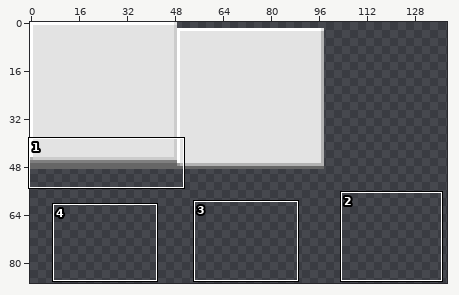
Two states of a sprite sheet, src/assets/imgs/button.png. Above, an overview of the earlier version with the close-up marked.
Close-up. First the earlier version:
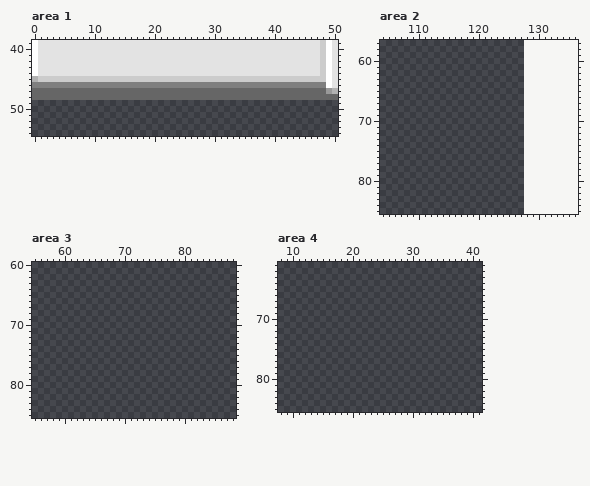
The file is 128x128 pixels. Colours within 5 levels of each other are drawn and written as one. Shown: area 1: x 0..50, y 39..54; area 2: x 104..136, y 57..85; area 3: x 55..88, y 60..85; area 4: x 8..41, y 61..85. The old version is drawn lined up with the new one, on the new canvas. The wide view leaves out empty margins.
Now the later version:
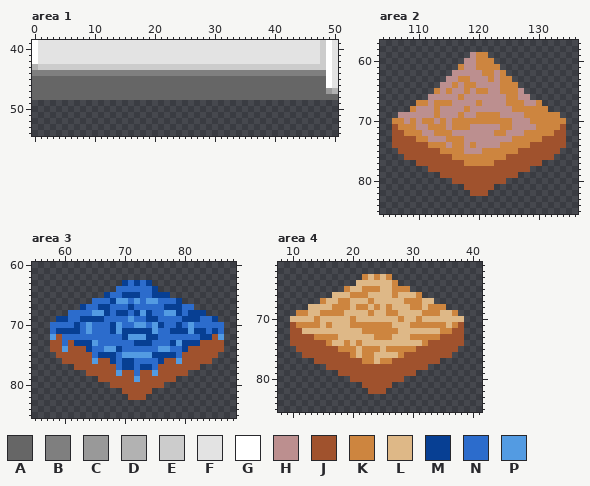
Palette (. is transparent): A #666666  B #7f7f7f  C #999999  D #b2b2b2  E #cccccc  F #e3e3e3  G #ffffff  H #bc8f8f  J #a0522d  K #cd853f  L #deb887  M #073f93  N #2c6ccc  P #539be2
Difference:
canvas 128x128 -> 176x128
--- area 1
@@ x 0..50 @@
 42 GFFFFFFFFFFFFFFFFFFFFFFFFFFFFFFFFFFFFFFFFFFFFFFFEGF
-43 GFFFFFFFFFFFFFFFFFFFFFFFFFFFFFFFFFFFFFFFFFFFFFFFEGF
-44 GFFFFFFFFFFFFFFFFFFFFFFFFFFFFFFFFFFFFFFFFFFFFFFFEGF
-45 DEEEEEEEEEEEEEEEEEEEEEEEEEEEEEEEEEEEEEEEEEEEEEEEEGF
-46 BBBBBBBBBBBBBBBBBBBBBBBBBBBBBBBBBBBBBBBBBBBBBBBBBGF
+43 DEEEEEEEEEEEEEEEEEEEEEEEEEEEEEEEEEEEEEEEEEEEEEEEEGF
+44 BBBBBBBBBBBBBBBBBBBBBBBBBBBBBBBBBBBBBBBBBBBBBBBBBGF
+45 AAAAAAAAAAAAAAAAAAAAAAAAAAAAAAAAAAAAAAAAAAAAAAAAAGF
+46 AAAAAAAAAAAAAAAAAAAAAAAAAAAAAAAAAAAAAAAAAAAAAAAAAGF
 47 AAAAAAAAAAAAAAAAAAAAAAAAAAAAAAAAAAAAAAAAAAAAAAAAACD
--- area 2
@@ x 104..136 @@
 58 .................................
-59 .................................
-60 .................................
-61 .................................
-62 .................................
-63 .................................
-64 .................................
-65 .................................
-66 .................................
-67 .................................
-68 .................................
-69 .................................
-70 .................................
-71 .................................
-72 .................................
-73 .................................
-74 .................................
-75 .................................
-76 .................................
-77 .................................
-78 .................................
-79 .................................
-80 .................................
-81 .................................
-82 .................................
+59 ...............HKK...............
+60 ..............HHKKK..............
+61 .............KHHKKKK.............
+62 ............HHHHHKKHK............
+63 ...........HHKKHHHKHKK...........
+64 ..........HHKHKKHHHHKKK..........
+65 .........KHKHHKHKKHHKKKH.........
+66 ........HHHHHKHHHHHHHKKHH........
+67 ......KKHKKKHHHHKHHHHKKKHHK......
+68 .....KHHHKHHHHKHHHHHHHKKKKKK.....
+69 ...HHHHHHKHHHKHHKKKKHHHHKKKKKK...
+70 ..KKHKHKKHKHKKKKKKKKKKHHHKKKKKK..
+71 ..JKKKHHKKKHKKKHHHHHKKHHHHKKKKJ..
+72 ..JJKKKHHKKKHHHHHHHKKHHHKKKKKJJ..
+73 ..JJJJKKHHHKKKHHHHHHHHKKKKKJJJJ..
+74 ..JJJJJJKKKHKKHKHHHHKKKKKJJJJJJ..
+75 ...JJJJJJJKKKKHHHKKKKKKJJJJJJJ...
+76 ....JJJJJJJJKKKKKKKKKJJJJJJJJ....
+77 ......JJJJJJJJKKKKKJJJJJJJJ......
+78 ........JJJJJJJJJJJJJJJJJ........
+79 ..........JJJJJJJJJJJJJ..........
+80 ............JJJJJJJJJ............
+81 ..............JJJJJ..............
+82 ...............JJJ...............
 83 .................................
--- area 3
@@ x 55..88 @@
 62 ..................................
-63 ..................................
-64 ..................................
-65 ..................................
-66 ..................................
-67 ..................................
-68 ..................................
-69 ..................................
-70 ..................................
-71 ..................................
-72 ..................................
-73 ..................................
-74 ..................................
-75 ..................................
-76 ..................................
-77 ..................................
-78 ..................................
-79 ..................................
-80 ..................................
-81 ..................................
-82 ..................................
+63 ...............MNMNM..............
+64 ..............NNNNNNM.............
+65 ............MNNMMMNNMMM...........
+66 ..........NNNMPPNPNPPNNNM.........
+67 ........MNNMMNNNMNNNNNMMMNN.......
+68 ......NNNNPPMNMMNMPMNNPPMNMMM.....
+69 ....MMNNMMMMNNNNPNNMMNNNNMMMNNM...
+70 ...NNNNMNPNNNMPNNPPNPMNNMNPNNNNN..
+71 ...NMMMMNPNNNMPMMMMMPNNMMMPMMNMN..
+72 ...PJNNNNNNNNNNMPPPMMNNNNNNNMMJP..
+73 ...JJNJMMMPNNNNNNMMMNNNMPMMMJJJJ..
+74 ...JJPJJJMNNPPMNNNNNNPPNNMJJJJJJ..
+75 ....JJJJJJNMMMNPPPPPMMMMNJJJJJJ...
+76 .....JJJJJPJJMNMMNNNNMJJPJJJJJ....
+77 .......JJJJJJJNMMNMMNJJJJJJJ......
+78 .........JJJJJPJJNJJPJJJJJ........
+79 ...........JJJJJJPJJJJJJ..........
+80 .............JJJJJJJJJ............
+81 ...............JJJJJ..............
+82 ................JJJ...............
 83 ..................................
--- area 4
@@ x 8..41 @@
 62 ..................................
-63 ..................................
-64 ..................................
-65 ..................................
-66 ..................................
-67 ..................................
-68 ..................................
-69 ..................................
-70 ..................................
-71 ..................................
-72 ..................................
-73 ..................................
-74 ..................................
-75 ..................................
-76 ..................................
-77 ..................................
-78 ..................................
-79 ..................................
-80 ..................................
-81 ..................................
-82 ..................................
+63 ..............KLKLK...............
+64 .............LLLLLLK..............
+65 ...........KLLKKKLLKKK............
+66 .........LLLKKKLLLLKLLLK..........
+67 .......KLLKKLLLKLLLLLKKKLL........
+68 .....LLLLKKKLKKLKLKLLLKKLKKK......
+69 ...KKLLKKKKLLLLKLLKKLLLLKKKLLK....
+70 ..LLLLKLLLLLKLLLLLLLKLLKLLLLLLL...
+71 ..JKKKKLKLLLKKKKKKKLLLKKKKKKLKJ...
+72 ..JJLLLLLLLLLLKKKKKKLLLLLLLKKJJ...
+73 ..JJJJKKKKLLLLLLKKKLLLKKKKKJJJJ...
+74 ..JJJJJJKLLKLKLLLLLLLLLLKJJJJJJ...
+75 ...JJJJJJJKKKLKKKLKKKKKJJJJJJJ....
+76 ....JJJJJJJJKLKKLLLLKJJJJJJJJ.....
+77 ......JJJJJJJJKKLKKJJJJJJJJ.......
+78 ........JJJJJJJJJJJJJJJJJ.........
+79 ..........JJJJJJJJJJJJJ...........
+80 ............JJJJJJJJJ.............
+81 ..............JJJJJ...............
+82 ...............JJJ................
 83 ..................................
Changed places in both close-ups, as pixel boxes (x1, y1, x2, y2):
changed: (32, 64, 326, 88)
added: (392, 52, 566, 196)
added: (50, 280, 224, 400)
added: (290, 274, 464, 394)
